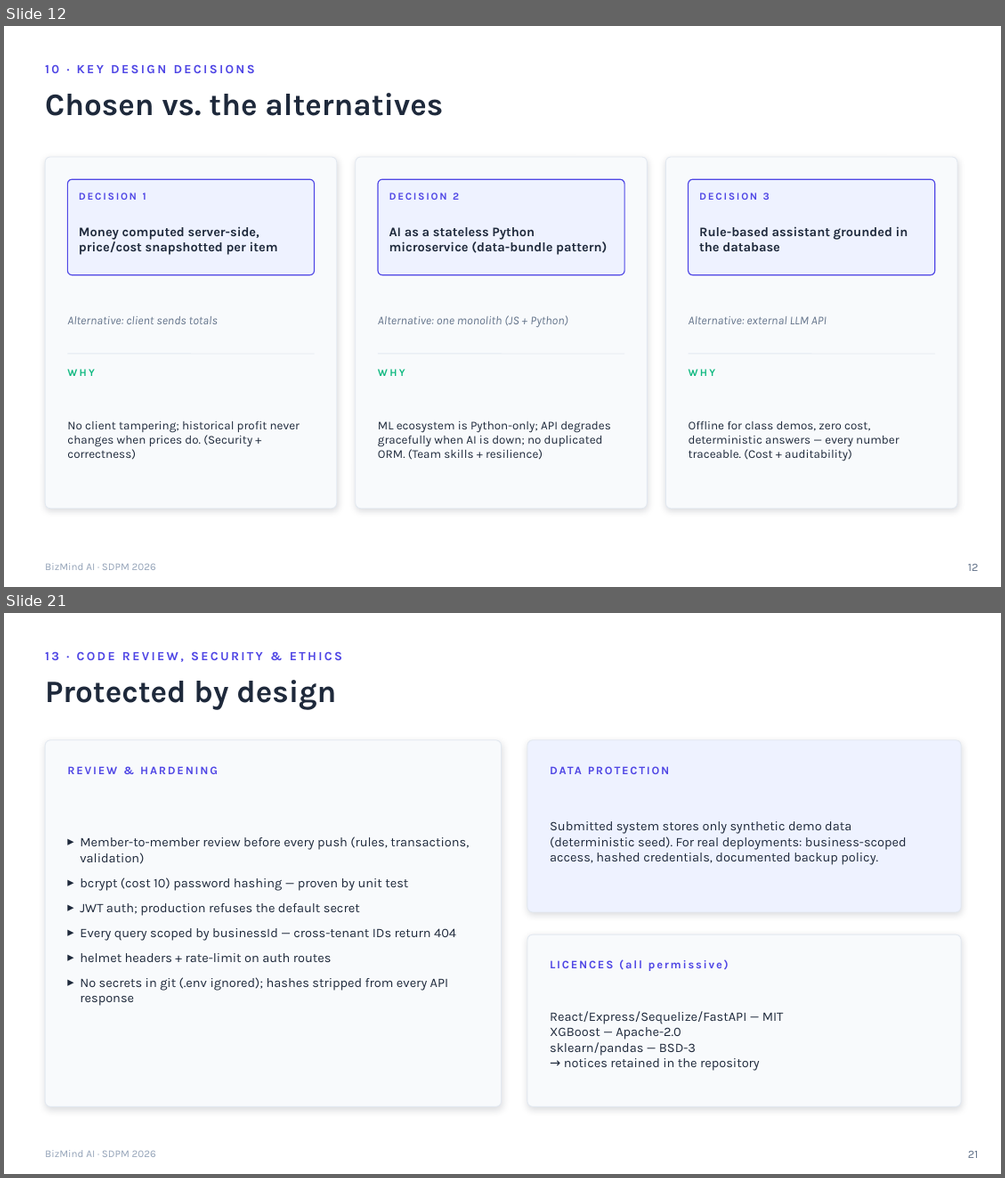
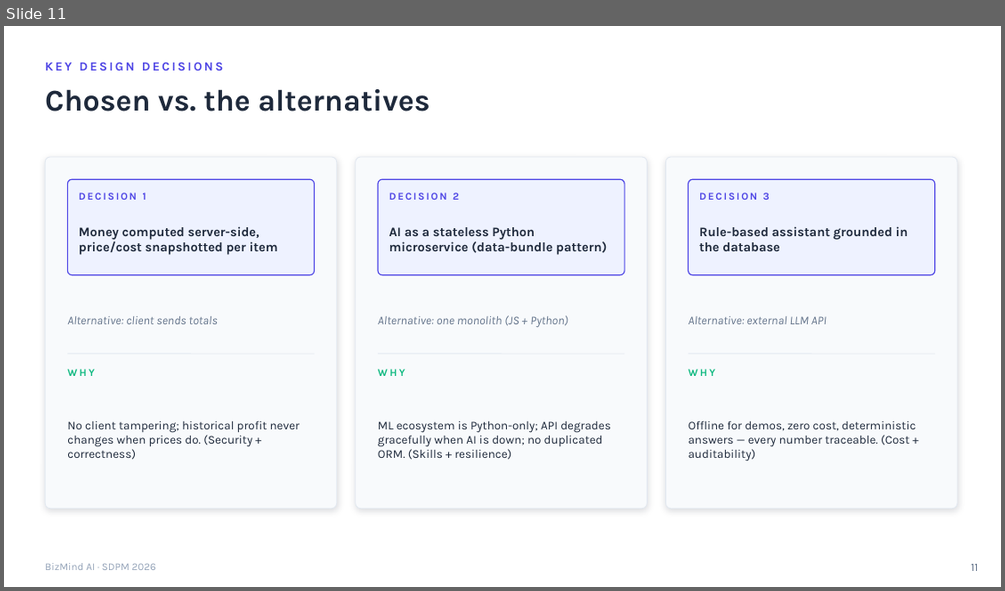
Before and after one commit to bakorish/bizmind-ai, a slide deck: docs/BizMind_AI_SDPM_Presentation.pptx. Shown one above the other, each under a label of ours: slides 12 and 21 before the commit, slide 11 after it; the slides between them are not shown. The pictures are 1005x1178 and 1005x591 pixels, drawn with LibreOffice and Linux fonts; fonts in the diff are those of the drawing. Boxes give left, top, right and bottom in pixels: in the first picture for what was removed or moved away, otherwise in the second. Text is boxed around its words. In the diff, an @@ line names an element or a change of style, - is before the commit and + after.

Commit message:
Presentation v2: compact 20-slide deck, no per-member work attribution

```diff
--- a/docs/BizMind_AI_SDPM_Presentation.pptx
+++ b/docs/BizMind_AI_SDPM_Presentation.pptx
@@ slide 21 removed at bbox=[4, 613, 1001, 1174], background #FFFFFF @@
@@ text removed at bbox=[45, 651, 342, 662] @@
-13 · CODE REVIEW, SECURITY & ETHICS
@@ text removed at bbox=[45, 680, 336, 710] @@
-Protected by design
@@ rounded rectangle removed at bbox=[45, 740, 502, 1107] @@
@@ rounded rectangle removed at bbox=[527, 740, 961, 912] @@
@@ text removed at bbox=[67, 766, 218, 774] @@
-REVIEW & HARDENING
@@ text removed at bbox=[550, 759, 923, 781] @@
-DATA PROTECTION
@@ text removed at bbox=[550, 821, 906, 865] @@
-Submitted system stores only synthetic demo data (deterministic seed). For real deployments: business-scoped access, hashed credentials, documented backup policy.
@@ text removed at bbox=[80, 836, 469, 1005] @@
-▸ Member-to-member review before every push (rules, transactions, validation)
-▸ bcrypt (cost 10) password hashing — proven by unit test
-▸ JWT auth; production refuses the default secret
-▸ Every query scoped by businessId — cross-tenant IDs return 404
-▸ helmet headers + rate-limit on auth routes
-▸ No secrets in git (.env ignored); hashes stripped from every API response
@@ rounded rectangle removed at bbox=[527, 934, 961, 1107] @@
@@ text removed at bbox=[550, 959, 728, 971] @@
-LICENCES (all permissive)
@@ text removed at bbox=[550, 1011, 784, 1070] @@
-React/Express/Sequelize/FastAPI — MIT
-XGBoost — Apache-2.0
-sklearn/pandas — BSD-3
-→ notices retained in the repository
@@ text removed at bbox=[45, 1150, 156, 1157] @@
-BizMind AI · SDPM 2026
@@ text removed at bbox=[968, 1151, 979, 1158] @@
-21
@@ what was slide 12 is now slide 11 @@
@@ slide 11 changed as well @@
@@ text "Chosen vs. the alternatives" at bbox=[45, 89, 429, 111]: size 30 to 29 pt @@
@@ text at bbox=[45, 62, 223, 70]: text changed @@
-10 · KEY DESIGN DECISIONS
+KEY DESIGN DECISIONS
@@ text at bbox=[378, 421, 611, 459]: text changed @@
-ML ecosystem is Python-only; API degrades gracefully when AI is down; no duplicated ORM. (Team skills + resilience)
+ML ecosystem is Python-only; API degrades gracefully when AI is down; no duplicated ORM. (Skills + resilience)
@@ text at bbox=[688, 420, 915, 461]: text changed @@
-Offline for class demos, zero cost, deterministic answers — every number traceable. (Cost + auditability)
+Offline for demos, zero cost, deterministic answers — every number traceable. (Cost + auditability)
@@ text at bbox=[971, 564, 978, 571]: text changed @@
-12
+11
```
Also in this commit, not shown: 14 other slides changed, 5 slides added, 14 other slides removed.
